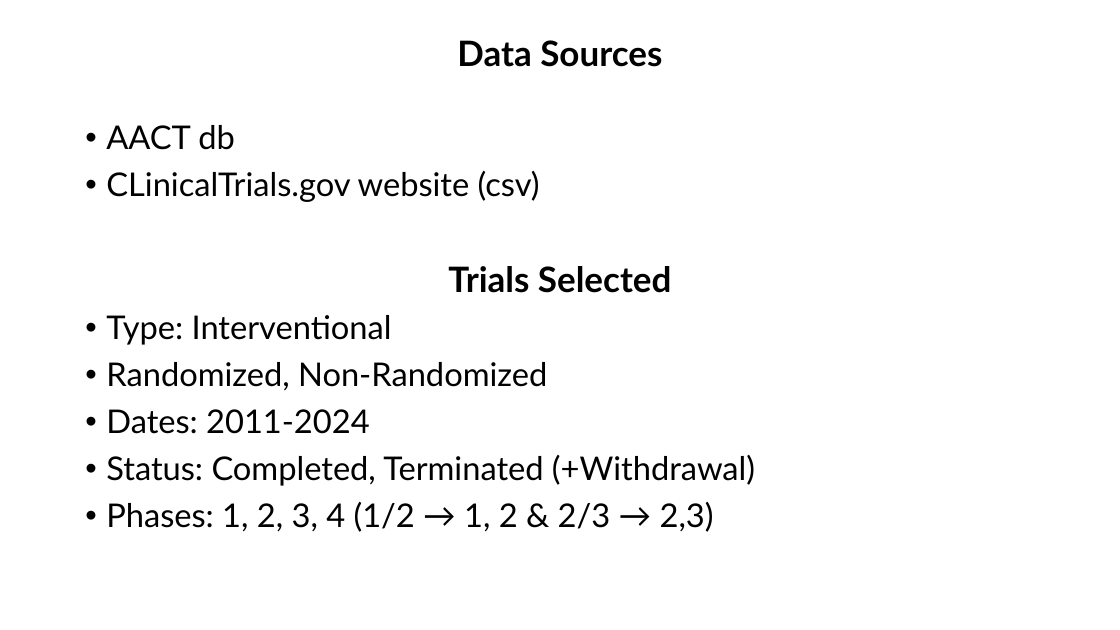
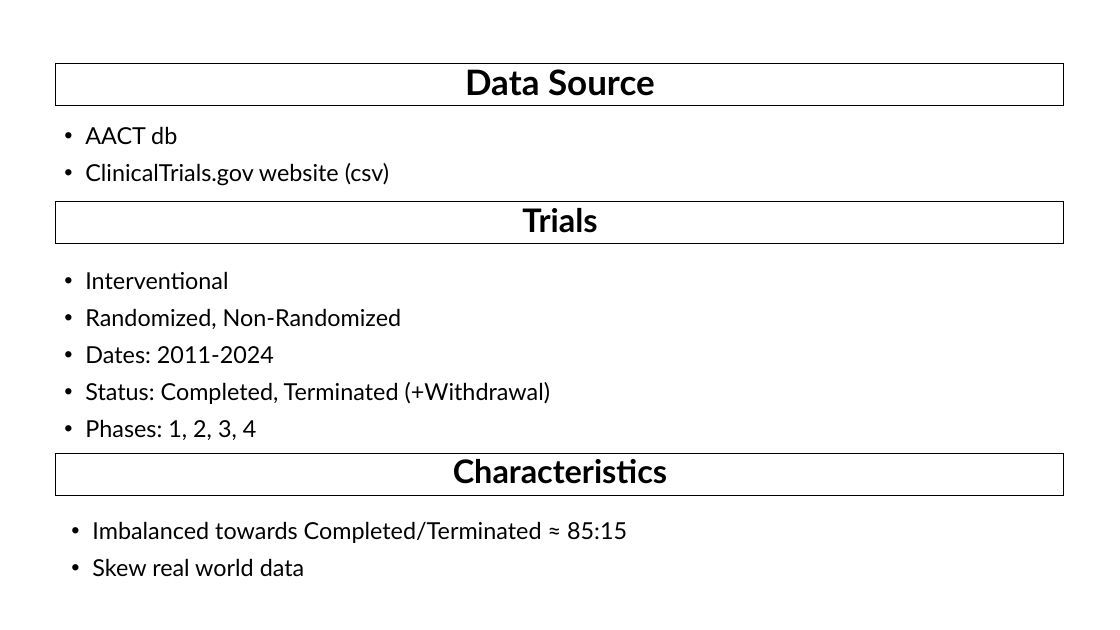
Before and after one commit to AndreouEugenia/Thesis, a slide deck: slide 10 of Thesis_Presentation.pptx. Drawn at 1120x630 pixels with LibreOffice and Linux fonts; fonts in the diff are those of the drawing; background and template pictures are left out. Boxes give left, top, right and bottom in pixels: in the first picture for what was removed or moved away, otherwise in the second. Text is boxed around its words. In the diff, an @@ line names an element or a change of style, - is before the commit and + after.

```diff
--- a/Thesis_Presentation.pptx
+++ b/Thesis_Presentation.pptx
@@ title "Data Source" resized from (x1=457, y1=40, x2=662, y2=67) to (x1=56, y1=64, x2=1065, y2=106) @@
@@ title "Data Source" at (x1=56, y1=64, x2=1065, y2=106): outline none to #000000 0.75 pt @@
@@ title at (x1=465, y1=69, x2=655, y2=96): text changed @@
-Data Sources
+Data Source
@@ text added at (x1=85, y1=126, x2=389, y2=186), 20 pt, text #000000 @@
+• AACT db
+• ClinicalTrials.gov website (csv)
@@ rectangle added at (x1=56, y1=202, x2=1065, y2=244), outline #000000 0.75 pt, 27.8 pt, text #000000, bold @@
+Trials
@@ text "Interventional" moved from (x1=106, y1=125, x2=755, y2=532) to (x1=85, y1=271, x2=551, y2=440) @@
@@ text "Interventional" at (x1=85, y1=271, x2=551, y2=440): vertical alignment top to middle @@
@@ text at (x1=85, y1=271, x2=228, y2=289): text changed; size 28 to 20 pt @@
-• AACT db
-• CLinicalTrials.gov website (csv)
-Trials Selected
-• Type: Interventional
+• Interventional
@@ text at (x1=85, y1=308, x2=551, y2=404): size 28 to 20 pt in "Randomized, Non-Randomized", "Dates: 2011-2024", "Status: Completed, Terminated (+Withdrawal)" @@
@@ text at (x1=85, y1=419, x2=257, y2=440): text changed; size 28 to 20 pt @@
-• Phases: 1, 2, 3, 4 (1/2 → 1, 2 & 2/3 → 2,3)
+• Phases: 1, 2, 3, 4
@@ rectangle added at (x1=56, y1=454, x2=1065, y2=496), outline #000000 0.75 pt, 27.8 pt, text #000000, bold @@
+Characteristics
@@ text added at (x1=92, y1=521, x2=627, y2=577), 20 pt, text #000000 @@
+• Imbalanced towards Completed/Terminated ≈ 85:15
+• Skew real world data
```
Also in this commit, not shown: 24 other slides changed, 1 slide added, 2 slides removed, 38 other files.
